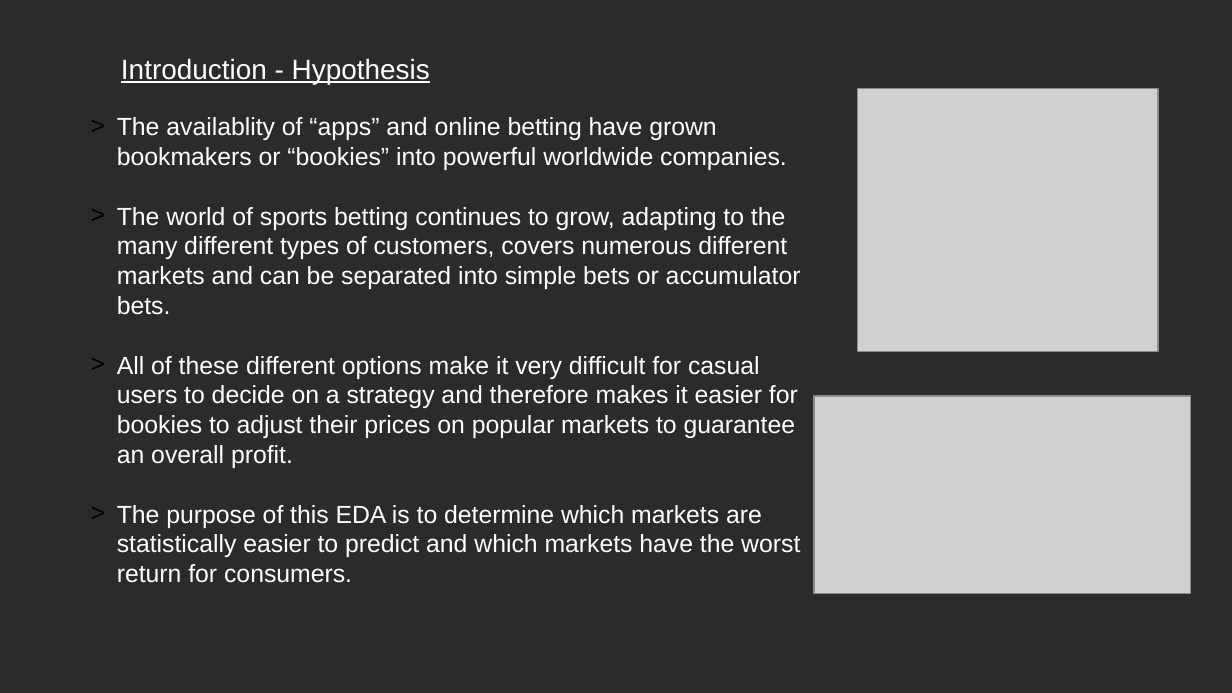
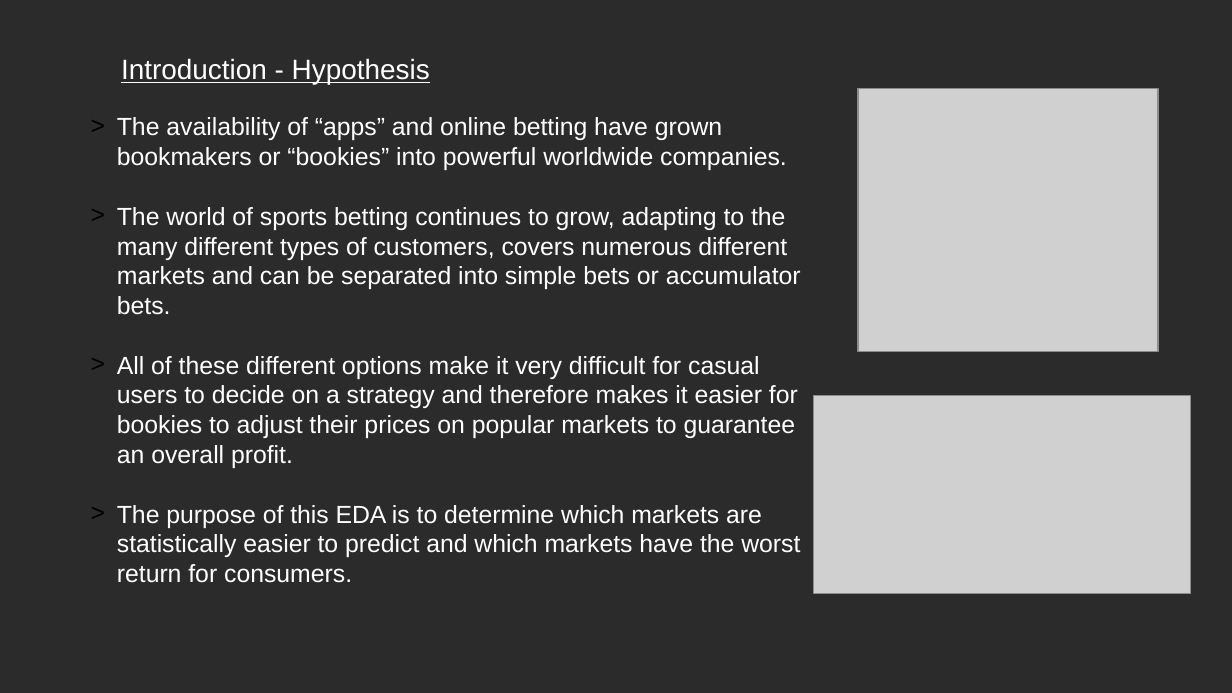
Before and after one commit to danwalk/EDADAN, a slide deck: slide 2 of documentation/Powerpoint EDA Daniel J Walker.pptx. Drawn at 1232x693 pixels with LibreOffice and Linux fonts; fonts in the diff are those of the drawing; grey boxes stand for pictures; background and template pictures are left out; a plain dark background stands for a picture behind light text. Boxes give left, top, right and bottom in pixels: in the first picture for what was removed or moved away, otherwise in the second. Text is boxed around its words. In the diff, an @@ line names an element or a change of style, - is before the commit and + after.

```diff
--- a/documentation/Powerpoint EDA Daniel J Walker.pptx
+++ b/documentation/Powerpoint EDA Daniel J Walker.pptx
@@ text at (x1=117, y1=117, x2=787, y2=170): text changed @@
-> The availablity of “apps” and online betting have grown bookmakers or “bookies” into powerful worldwide companies.
+> The availability of “apps” and online betting have grown bookmakers or “bookies” into powerful worldwide companies.
@@ text at (x1=117, y1=207, x2=801, y2=583): indent changed @@
```
Also in this commit, not shown: 1 other slide changed.
